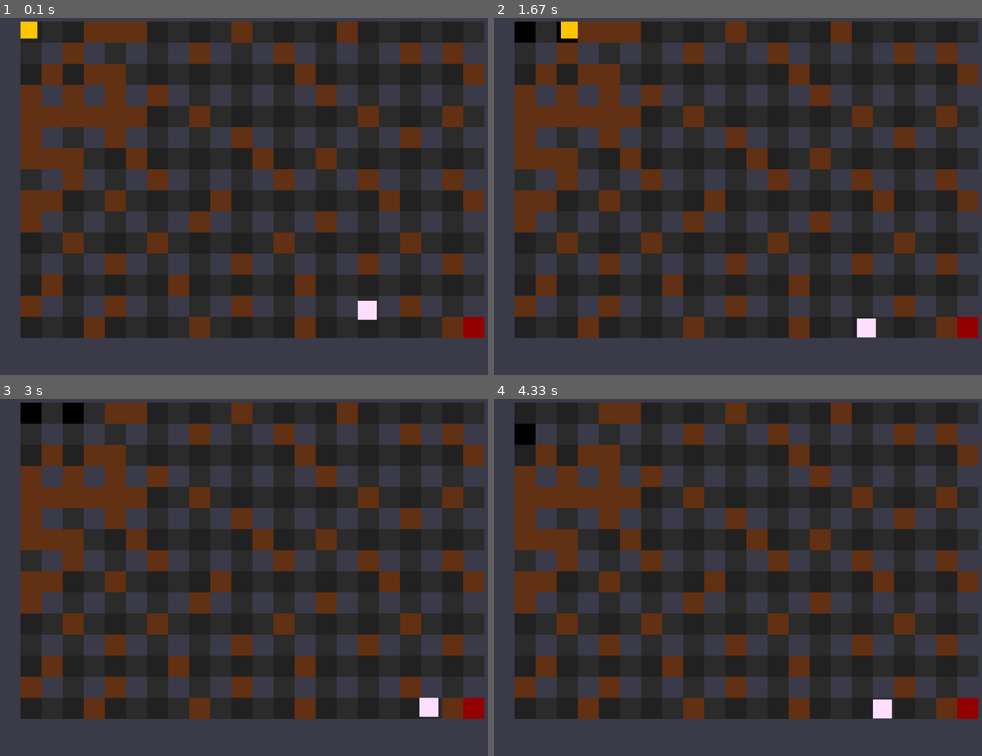
Above: before the commit, frames 1-4 (two rows, left to right).
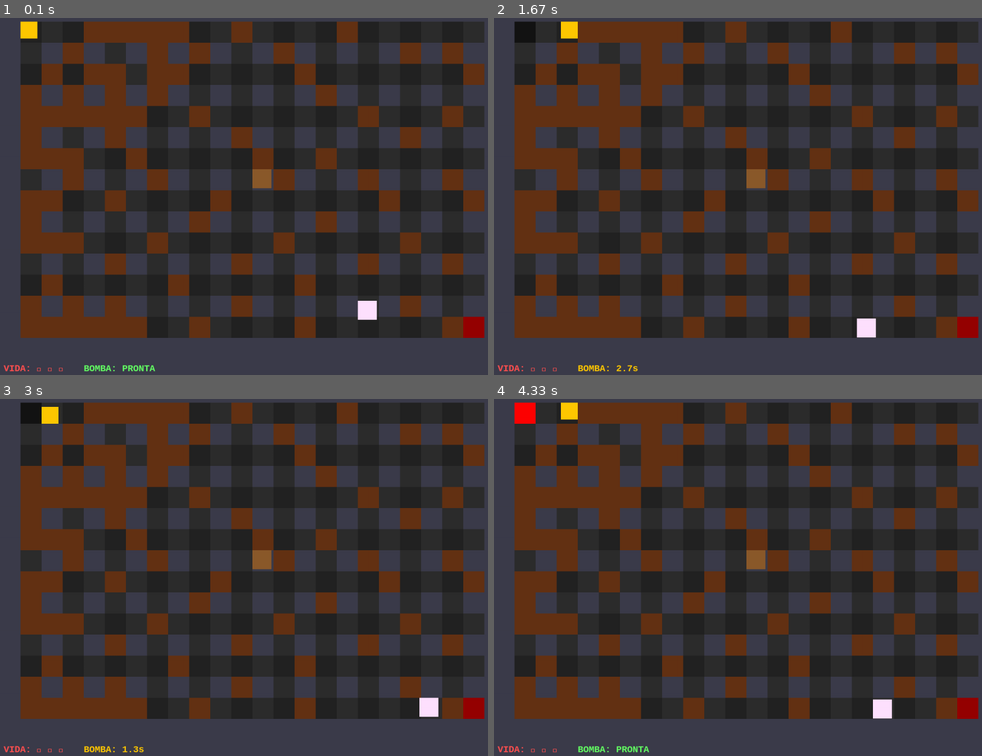
Above: after the commit, the same moments.

Repository: Mr7bb/Projeto-P.O.O-Jogo-usando-PyGame
Game: pygame game, started from main.py
The game is run twice, just before and just after one commit, with the same random seed, the same clock (stepped at 60 frames per second) and the same inputs.
Inputs:
- Up to frame 1 (0.1 s): no input
- Up to frame 2 (1.67 s): tap Space at 0.33, 0.73, 1.03, 1.23 s; hold D 0.67-1.13 s; hold W 1.17-1.47 s
- Up to frame 3 (3 s): hold A 2-2.53 s; tap Space at 2.07, 2.37, 2.63 s; hold S 2.57-2.87 s
- Up to frame 4 (4.33 s): hold W 3.33-3.7 s; tap Space at 3.4, 3.8, 4.1 s; hold D from 3.73 s (still down)

The runs differ from the first frame. In frame 1, 3.8% of the frame differs, in the area x 0-56%, y 0-100%; in frame 2, 3.9%; in frame 3, 4.7%; in frame 4, 5.0%.

Commit message:
adição golem, vida, timer_bomba e mudança no codigo com correção do bug do fantasma e herança

Diff:
--- a/classes.py
+++ b/classes.py
@@ -1,20 +1,22 @@
 import pygame
 import random
-#teste
-# classe player (personagem)
+
+# CLASSE PLAYER
+
 class Player:
     def __init__(self):
-        self.rect = pygame.Rect(50, 50, 40, 40) # player de 35px para blocos de 50px
+        self.rect = pygame.Rect(50, 50, 40, 40)  # 40x40 para não entalar nas paredes
         self.velocidade = 5
         self.vida = 3
         self.invencivel_timer = 0
+        self.bomba_cooldown = 0       # Cooldown entre bombas (240 frames = 4 segundos)
 
     def controlar(self, paredes, bombas):
         pos_antiga_x = self.rect.x
         pos_antiga_y = self.rect.y
         teclas = pygame.key.get_pressed()
 
-        # eixo X
+        # Movimento X
         if teclas[pygame.K_a]: self.rect.x -= self.velocidade
         if teclas[pygame.K_d]: self.rect.x += self.velocidade
         for p in paredes:
@@ -22,7 +24,7 @@
         for b in bombas:
             if b.solida and self.rect.colliderect(b.rect): self.rect.x = pos_antiga_x
 
-        # eixo Y
+        # Movimento Y
         if teclas[pygame.K_w]: self.rect.y -= self.velocidade
         if teclas[pygame.K_s]: self.rect.y += self.velocidade
         for p in paredes:
@@ -30,25 +32,50 @@
         for b in bombas:
             if b.solida and self.rect.colliderect(b.rect): self.rect.y = pos_antiga_y
 
+        # Atualiza cooldown da bomba
+        if self.bomba_cooldown > 0:
+            self.bomba_cooldown -= 1
+
+    def pode_plantar_bomba(self):
+        return self.bomba_cooldown == 0
+
+    def plantar_bomba(self):
+        self.bomba_cooldown = 240  # 4 segundos a 60fps
+
     def receber_dano(self):
         if self.invencivel_timer == 0:
             self.vida -= 1
-            self.invencivel_timer = 60 # 1 segundo de proteção
-            print(f"Player recebeu dano! Vida: {self.vida}")
-
-class bomba:
+            self.invencivel_timer = 60  # 1 segundo de proteção
+            print(f"[MIKE] Recebeu dano! Vida: {self.vida}")
+
+    def aplicar_knockback(self, origem_rect):
+        """Empurra o player para longe de uma origem (usado pelo Golem)."""
+        dx = self.rect.centerx - origem_rect.centerx
+        dy = self.rect.centery - origem_rect.centery
+        if dx != 0: self.rect.x += 40 * (1 if dx > 0 else -1)
+        if dy != 0: self.rect.y += 40 * (1 if dy > 0 else -1)
+
+
+# CLASSE BOMBA
+class Bomba:
     def __init__(self, x, y):
         self.rect = pygame.Rect(x, y, 50, 50)
-        self.tempo_explosao = 90
+        self.tempo_explosao = 240   # 4 segundos a 60fps
         self.cor = (0, 0, 0)
         self.explodiu = False
-        self.solida = False
-
-    def atualizar(self, mapa, player, inimigos): # Recebe os dois argumentos
+        self.solida = False         # Vira sólida após o player sair de cima
+
+    def atualizar(self, mapa, player, inimigos):
         # Lógica para a bomba virar um obstáculo sólido
         if not self.solida:
             if not self.rect.colliderect(player.rect):
                 self.solida = True
+
+        # Efeito visual: bomba pisca quando está prestes a explodir
+        if self.tempo_explosao < 60:
+            self.cor = (255, 0, 0) if (self.tempo_explosao // 8) % 2 == 0 else (200, 50, 50)
+        else:
+            self.cor = (20, 20, 20)
 
         if self.tempo_explosao > 0:
             self.tempo_explosao -= 1
@@ -58,26 +85,18 @@
 
     def explodir(self, mapa, player, inimigos):
         self.explodiu = True
-
-
-
-        # 1. Descobrir a posição da bomba na grade (Matriz)
-        # Dividimos o centro da bomba pelo tamanho do tile (50)
         col = self.rect.centerx // 50
         lin = self.rect.centery // 50
-
-        # 2. Definir o alcance (Centro, Cima, Baixo, Esquerda, Direita)
         alcance = [(0, 0), (0, 1), (0, -1), (1, 0), (-1, 0)]
 
         for d_lin, d_col in alcance:
             alvo_l = lin + d_lin
             alvo_c = col + d_col
 
-            # Verifica se não estamos tentando acessar fora dos limites da lista
             if 0 <= alvo_l < len(mapa) and 0 <= alvo_c < len(mapa[0]):
                 explosao_rect = pygame.Rect(alvo_c * 50, alvo_l * 50, 50, 50)
 
-                # SE ATINGIR MINÉRIO (2), ELE SOME (0)
+                # Destruir minério
                 if mapa[alvo_l][alvo_c] == 2:
                     mapa[alvo_l][alvo_c] = 0
 
@@ -85,62 +104,205 @@
                 if player.rect.colliderect(explosao_rect):
                     player.receber_dano()
 
-                # Dano nos Inimigos (Ativa fúria)
+                # Dano nos Inimigos
                 for inimigo in inimigos:
                     if inimigo.rect.colliderect(explosao_rect):
-                        inimigo.atravessar_paredes_furia()
-
-
-    def atualizar_alcance(self, mapa, player):
-        pass
-
-class fantasma:
+                        inimigo.receber_dano_explosao()
+
+
+# CLASSE MÃE
+class Inimigo:
+    def __init__(self, x, y, largura, altura, velocidade, vida, cor):
+        self.rect = pygame.Rect(x, y, largura, altura)
+        self.velocidade = velocidade
+        self.vida = vida
+        self.cor = cor
+        self.ativo = True
+
+    def receber_dano_explosao(self):
+
+        self.vida -= 1
+        print(f"[{self.__class__.__name__}] Atingido! Vida restante: {self.vida}")
+        if self.vida <= 0:
+            self.ativo = False
+            print(f"[{self.__class__.__name__}] Eliminado!")
+
+    def mover(self, player, paredes):
+
+        raise NotImplementedError("Subclasses devem implementar mover()")
+
+    def desenhar(self, tela):
+
+        pygame.draw.rect(tela, self.cor, self.rect)
+
+
+
+# CLASSE FILHA
+class Fantasma(Inimigo):
+    COR_NORMAL = (255, 225, 255)   # Branco-rosado
+    COR_FURIA  = (100, 100, 255)   # Azul intenso
+
     def __init__(self, x, y):
-        self.rect = pygame.Rect(x, y, 45, 45)
-        self.velocidade = 2
-        self.cor = (255, 255, 255)
-        self.vida = 3
-        self.atravesar_timer = 0
+        # Chama o __init__ da classe mãe com os atributos do Fantasma
+        super().__init__(
+            x=x, y=y,
+            largura=45, altura=45,
+            velocidade=2,
+            vida=3,
+            cor=Fantasma.COR_NORMAL
+        )
+        self.furia_timer = 0
         self.direcao = random.choice(['cima', 'baixo', 'esquerda', 'direita'])
         self.contador_passos = 0
 
-    def mover(self, player, paredes):
+    # Sobrescrita do método da classe mãe
+    def receber_dano_explosao(self):
+        """
+        Comportamento ESPECIAL do Fantasma:
+        além de perder vida, entra em modo fúria.
+        """
+        super().receber_dano_explosao()
+        if self.ativo:
+            self._ativar_furia()
+
+    def _ativar_furia(self):
+        if self.furia_timer <= 0:
+            self.furia_timer = 180  # 3 segundos de fúria
+            print(f"[FANTASMA] Entrou em fúria! Vida restante: {self.vida}")
+
+    def _colidiu_com_parede_solida(self, mapa):
+        """
+        Retorna True se o rect atual do fantasma sobrepõe algum tile de
+        parede INQUEBRÁVEL (tile == 1) no mapa.
+        Minérios (tile == 2) são ignorados no modo fúria o fantasma os atravessa.
+        """
+        # Verifica os quatro cantos do rect do fantasma
+        pontos = [
+            (self.rect.left  + 2, self.rect.top    + 2),
+            (self.rect.right - 2, self.rect.top    + 2),
+            (self.rect.left  + 2, self.rect.bottom - 2),
+            (self.rect.right - 2, self.rect.bottom - 2),
+        ]
+        for px, py in pontos:
+            col = px // 50
+            lin = py // 50
+            if 0 <= lin < len(mapa) and 0 <= col < len(mapa[0]):
+                if mapa[lin][col] == 1:   # somente parede inquebrável bloqueia
+                    return True
+        return False
+
+    #Sobrescrita do método abstrato da classe mãe
+    def mover(self, player, paredes, mapa=None):
         pos_antiga_x = self.rect.x
         pos_antiga_y = self.rect.y
-        # MODO FÚRIA: Persegue o player e ignora paredes
-        if self.atravesar_timer > 0:
-            self.atravesar_timer -= 1
-            self.cor = (100, 100, 255) # Azul para indicar perigo
-
+
+        # MODO FÚRIA: persegue o player, atravessa minérios, MAS respeita paredes sólidas
+        if self.furia_timer > 0:
+            self.furia_timer -= 1
+            self.cor = Fantasma.COR_FURIA
+
+            # Move em X e verifica apenas paredes sólidas (tile 1)
             if self.rect.x < player.rect.x: self.rect.x += self.velocidade
             elif self.rect.x > player.rect.x: self.rect.x -= self.velocidade
+            if mapa and self._colidiu_com_parede_solida(mapa):
+                self.rect.x = pos_antiga_x  # Reverte só X
+
+            # Atualiza pos_antiga_y após resolver X
+            pos_antiga_y = self.rect.y
+
+            # Move em Y e verifica apenas paredes sólidas (tile 1)
             if self.rect.y < player.rect.y: self.rect.y += self.velocidade
             elif self.rect.y > player.rect.y: self.rect.y -= self.velocidade
-
-        # MODO NORMAL: Movimento aleatório e respeita paredes
+            if mapa and self._colidiu_com_parede_solida(mapa):
+                self.rect.y = pos_antiga_y  # Reverte só Y
+
+        # MODO NORMAL: movimento aleatório, respeita todas as paredes
         else:
-            self.cor = (255, 225, 255)
-            if self.direcao == 'cima': self.rect.y -= self.velocidade
-            elif self.direcao == 'baixo': self.rect.y += self.velocidade
+            self.cor = Fantasma.COR_NORMAL
+
+            if self.direcao == 'cima':       self.rect.y -= self.velocidade
+            elif self.direcao == 'baixo':    self.rect.y += self.velocidade
             elif self.direcao == 'esquerda': self.rect.x -= self.velocidade
-            elif self.direcao == 'direita': self.rect.x += self.velocidade
+            elif self.direcao == 'direita':  self.rect.x += self.velocidade
 
             for p in paredes:
                 if self.rect.colliderect(p):
                     self.rect.x = pos_antiga_x
                     self.rect.y = pos_antiga_y
                     self.direcao = random.choice(['cima', 'baixo', 'esquerda', 'direita'])
+                    break
 
             self.contador_passos += 1
             if self.contador_passos > 60:
                 self.direcao = random.choice(['cima', 'baixo', 'esquerda', 'direita'])
                 self.contador_passos = 0
 
-    def atravessar_paredes_furia(self):
-        if self.atravesar_timer <= 0: # Só ativa se não estiver em fúria
-            self.vida -= 1
-            self.atravesar_timer = 180 # 3 segundos de fúria
-            print(f"Fantasma em fúria! Vida restante: {self.vida}")
-
-    def morrer():
-        pass
+
+
+# CLASSE FILHA — GOLEM  (herda de Inimigo)
+class Golem(Inimigo):
+    COR_NORMAL  = (139, 90, 43)    # Marrom pedra
+    COR_ALERTA  = (200, 60, 20)    # Laranja-avermelhado ao perseguir
+
+    def __init__(self, x, y):
+        # Chama o __init__ da classe mãe com os atributos do Golem
+        super().__init__(
+            x=x, y=y,
+            largura=45, altura=45,
+            velocidade=1,           # Mais lento que o Fantasma
+            vida=5,                 # Mais resistente que o Fantasma
+            cor=Golem.COR_NORMAL
+        )
+        self.raio_deteccao = 250    # Distância (px) para o Golem notar o player
+        self.cooldown_knockback = 0 # Impede knockback consecutivo
+
+    def _distancia_para(self, player):
+        """Calcula a distância entre o Golem e o Player."""
+        dx = self.rect.centerx - player.rect.centerx
+        dy = self.rect.centery - player.rect.centery
+        return (dx**2 + dy**2) ** 0.5
+
+    #Sobrescrita do método abstrato da classe mãe
+    def mover(self, player, paredes, mapa=None):
+        pos_antiga_x = self.rect.x
+        pos_antiga_y = self.rect.y
+        distancia = self._distancia_para(player)
+
+        # Só age se o player estiver dentro do raio de detecção
+        if distancia <= self.raio_deteccao:
+            self.cor = Golem.COR_ALERTA
+
+            # Persegue o player em X
+            if self.rect.x < player.rect.x: self.rect.x += self.velocidade
+            elif self.rect.x > player.rect.x: self.rect.x -= self.velocidade
+
+            for p in paredes:
+                if self.rect.colliderect(p):
+                    self.rect.x = pos_antiga_x
+                    break
+
+            # Persegue o player em Y
+            if self.rect.y < player.rect.y: self.rect.y += self.velocidade
+            elif self.rect.y > player.rect.y: self.rect.y -= self.velocidade
+
+            for p in paredes:
+                if self.rect.colliderect(p):
+                    self.rect.y = pos_antiga_y
+                    break
+        else:
+            self.cor = Golem.COR_NORMAL  # Fica parado fora do raio
+
+        # Atualiza cooldown do knockback
+        if self.cooldown_knockback > 0:
+            self.cooldown_knockback -= 1
+
+    def aplicar_knockback_no_player(self, player):
+        """
+        ao colidir com o player, empurra ele para longe além de causar dano.
+        """
+        if self.rect.colliderect(player.rect):
+            player.receber_dano()
+            if self.cooldown_knockback == 0:
+                player.aplicar_knockback(self.rect)
+                self.cooldown_knockback = 90  # Evita knockback spam (1,5s)
+                print("[GOLEM] Knockback aplicado no Mike!")
--- a/main.py
+++ b/main.py
@@ -1,16 +1,17 @@
 import pygame
-from classes import Player, bomba, fantasma
+from classes import Player, Bomba, Fantasma, Golem
 
-ALTURA = 900
-LARGURA = 1200
-TELA_SIZE = 50
+# Configurações de Tela
+ALTURA     = 900
+LARGURA    = 1200
+TELA_SIZE  = 50
 
-# 0: chao, 1: parede, 2: minerio 3: saida
+# Matriz do Mapa (0:chão, 1:parede, 2:minério, 3:saída)
 MAPA_FASE_1 = [
     [1, 1, 1, 1, 1, 1, 1, 1, 1, 1, 1, 1, 1, 1, 1, 1, 1, 1, 1, 1, 1, 1, 1, 1],
-    [1, 0, 0, 0, 2, 2, 2, 0, 0, 0, 0, 2, 0, 0, 0, 0, 2, 0, 0, 0, 0, 0, 0, 1],
-    [1, 0, 1, 2, 1, 0, 1, 0, 1, 2, 1, 0, 1, 2, 1, 0, 1, 0, 1, 2, 1, 2, 1, 1],
-    [1, 0, 2, 0, 2, 2, 0, 0, 0, 0, 0, 0, 0, 0, 2, 0, 0, 0, 0, 0, 0, 0, 2, 1],
+    [1, 0, 0, 0, 2, 2, 2, 2, 2, 0, 0, 2, 0, 0, 0, 0, 2, 0, 0, 0, 0, 0, 0, 1],
+    [1, 0, 1, 2, 1, 0, 1, 2, 1, 2, 1, 0, 1, 2, 1, 0, 1, 0, 1, 2, 1, 2, 1, 1],
+    [1, 0, 2, 0, 2, 2, 0, 2, 2, 0, 0, 0, 0, 0, 2, 0, 0, 0, 0, 0, 0, 0, 2, 1],
     [1, 2, 1, 2, 1, 2, 1, 2, 1, 0, 1, 0, 1, 0, 1, 2, 1, 0, 1, 0, 1, 0, 1, 1],
     [1, 2, 2, 2, 2, 2, 2, 0, 0, 2, 0, 0, 0, 0, 0, 0, 0, 2, 0, 0, 0, 2, 0, 1],
     [1, 2, 1, 0, 1, 2, 1, 0, 1, 0, 1, 2, 1, 0, 1, 0, 1, 0, 1, 2, 1, 0, 1, 1],
@@ -18,14 +19,15 @@
     [1, 0, 1, 2, 1, 0, 1, 2, 1, 0, 1, 0, 1, 2, 1, 0, 1, 2, 1, 0, 1, 2, 1, 1],
     [1, 2, 2, 0, 0, 2, 0, 0, 0, 0, 2, 0, 0, 0, 0, 0, 0, 0, 2, 0, 0, 0, 2, 1],
     [1, 2, 1, 0, 1, 0, 1, 0, 1, 2, 1, 0, 1, 0, 1, 2, 1, 0, 1, 0, 1, 0, 1, 1],
-    [1, 0, 0, 2, 0, 0, 0, 2, 0, 0, 0, 0, 0, 2, 0, 0, 0, 0, 0, 2, 0, 0, 0, 1],
+    [1, 2, 2, 2, 0, 0, 0, 2, 0, 0, 0, 0, 0, 2, 0, 0, 0, 0, 0, 2, 0, 0, 0, 1],
     [1, 0, 1, 0, 1, 2, 1, 0, 1, 0, 1, 2, 1, 0, 1, 0, 1, 2, 1, 0, 1, 2, 1, 1],
     [1, 0, 2, 0, 0, 0, 0, 0, 2, 0, 0, 0, 0, 0, 2, 0, 0, 0, 0, 0, 0, 0, 0, 1],
-    [1, 2, 1, 0, 1, 2, 1, 0, 1, 0, 1, 2, 1, 0, 1, 0, 1, 0, 1, 2, 1, 0, 1, 1],
-    [1, 0, 0, 0, 2, 0, 0, 0, 0, 2, 0, 0, 0, 0, 2, 0, 0, 0, 0, 0, 0, 2, 3, 1],
+    [1, 2, 1, 2, 1, 2, 1, 0, 1, 0, 1, 2, 1, 0, 1, 0, 1, 0, 1, 2, 1, 0, 1, 1],
+    [1, 2, 2, 2, 2, 2, 2, 0, 0, 2, 0, 0, 0, 0, 2, 0, 0, 0, 0, 0, 0, 2, 3, 1],
     [1, 1, 1, 1, 1, 1, 1, 1, 1, 1, 1, 1, 1, 1, 1, 1, 1, 1, 1, 1, 1, 1, 1, 1],
     [1, 1, 1, 1, 1, 1, 1, 1, 1, 1, 1, 1, 1, 1, 1, 1, 1, 1, 1, 1, 1, 1, 1, 1]
 ]
+
 
 class BlastMiner:
     def __init__(self):
@@ -33,97 +35,127 @@
         self.tela = pygame.display.set_mode((LARGURA, ALTURA))
         pygame.display.set_caption("Blast Miner Co. - IFRN")
 
-        self.clock = pygame.time.Clock()
+        self.clock  = pygame.time.Clock()
         self.player = Player()
-        self.inimigos = [fantasma(850, 700)]
-        self.rodando = True
-        self.paredes = [] # lista de obstaculos
-        self.bomba = [] # lista de bombas ativas
+        self.inimigos = [
+            Fantasma(850, 700),   # Inimigo tipo Fantasma
+            Golem(600, 400),      # Inimigo tipo Golem
+        ]
+        self.rodando   = True
+        self.paredes   = []
+        self.bombas    = []
         self.saida_rect = None
 
     def desenhar_cenario(self):
-        """ transforma os numeros da matriz em desenhos na tela """
         self.paredes = []
         for linha_idx, linha in enumerate(MAPA_FASE_1):
             for col_idx, tile in enumerate(linha):
                 x = col_idx * TELA_SIZE
                 y = linha_idx * TELA_SIZE
 
-                if tile == 0: # chao
+                if tile == 0:
                     cor = (35, 35, 35) if (linha_idx + col_idx) % 2 == 0 else (45, 45, 45)
                     pygame.draw.rect(self.tela, cor, (x, y, TELA_SIZE, TELA_SIZE))
-
-                elif tile == 1: # parede inquebravel
+                elif tile == 1:
                     rect = pygame.Rect(x, y, TELA_SIZE, TELA_SIZE)
                     pygame.draw.rect(self.tela, (60, 60, 75), rect)
-                    self.paredes.append(rect) # adiciona a colisão
-
-                elif tile == 2: # parede destrutivel
+                    self.paredes.append(rect)
+                elif tile == 2:
                     rect = pygame.Rect(x, y, TELA_SIZE, TELA_SIZE)
                     pygame.draw.rect(self.tela, (100, 50, 20), rect)
-                    self.paredes.append(rect) # tambem bloqueia o player
-
-                elif tile == 3: # saida
+                    self.paredes.append(rect)
+                elif tile == 3:
                     self.saida_rect = pygame.Rect(x, y, TELA_SIZE, TELA_SIZE)
                     pygame.draw.rect(self.tela, (150, 0, 0), self.saida_rect)
+
+    def desenhar_hud(self):
+        """Exibe a vida do player e o cooldown da bomba na tela."""
+        fonte = pygame.font.SysFont("monospace", 22, bold=True)
+
+        # Vida
+        texto_vida = fonte.render(f"VIDA: {'❤ ' * self.player.vida}", True, (255, 80, 80))
+        self.tela.blit(texto_vida, (10, ALTURA - 40))
+
+        # Cooldown da bomba
+        if self.player.bomba_cooldown > 0:
+            segundos = self.player.bomba_cooldown / 60
+            texto_bomba = fonte.render(f"BOMBA: {segundos:.1f}s", True, (255, 200, 0))
+        else:
+            texto_bomba = fonte.render("BOMBA: PRONTA", True, (100, 255, 100))
+        self.tela.blit(texto_bomba, (200, ALTURA - 40))
 
     def executar(self):
         while self.rodando:
             for event in pygame.event.get():
                 if event.type == pygame.QUIT:
                     self.rodando = False
+
                 if event.type == pygame.KEYDOWN:
-                    col = self.player.rect.centerx // 50
-                    lin = self.player.rect.centery // 50
                     if event.key == pygame.K_SPACE:
-                        nova_bomba = bomba(col * 50, lin * 50) # cria bomba na posição do player
-                        self.bomba.append(nova_bomba)
+                        # Só planta bomba se o cooldown permitir
+                        if self.player.pode_plantar_bomba():
+                            col = self.player.rect.centerx // 50
+                            lin = self.player.rect.centery // 50
+                            nova_bomba = Bomba(col * 50, lin * 50)
+                            self.bombas.append(nova_bomba)
+                            self.player.plantar_bomba()
 
+            # --- LÓGICA ---
 
-            # logica do player
-            self.player.controlar(self.paredes, self.bomba)
+            # Player
+            self.player.controlar(self.paredes, self.bombas)
             if self.player.invencivel_timer > 0:
                 self.player.invencivel_timer -= 1
 
-            #bomba
-            for b in self.bomba[:]:
+            # Bombas
+            for b in self.bombas[:]:
                 b.atualizar(MAPA_FASE_1, self.player, self.inimigos)
                 if b.explodiu:
-                    self.bomba.remove(b)
+                    self.bombas.remove(b)
 
-            #fantasma
+            # Inimigos remove os que foram eliminados
+            self.inimigos = [i for i in self.inimigos if i.ativo]
+
             for inimigo in self.inimigos:
-                inimigo.mover(self.player, self.paredes)
-                if inimigo.rect.colliderect(self.player.rect):
+                inimigo.mover(self.player, self.paredes, MAPA_FASE_1)
+
+                # Golem causa knockback; Fantasma só causa dano normal
+                if isinstance(inimigo, Golem):
+                    inimigo.aplicar_knockback_no_player(self.player)
+                elif inimigo.rect.colliderect(self.player.rect):
                     self.player.receber_dano()
 
-            # vitoria
-            if self.saida_rect and self.player.rect.colliderect(self.saida_rect):
-                print("Você achou a saída!")
+            # Game Over
+            if self.player.vida <= 0:
+                print("=== CONTRATO RESCINDIDO — GAME OVER ===")
                 self.rodando = False
 
-            # desenho
-            self.tela.fill((20, 20, 20)) # limpa fundo
-            self.desenhar_cenario() # desenha o mapa
+            # Vitória
+            if self.saida_rect and self.player.rect.colliderect(self.saida_rect):
+                print("=== CONTRATO CUMPRIDO — VOCÊ ESCAPOU! ===")
+                self.rodando = False
 
+            # --- DESENHO ---
+            self.tela.fill((20, 20, 20))
+            self.desenhar_cenario()
 
-            for b in self.bomba:
-                pygame.draw.rect(self.tela, b.cor, b.rect) # desenha as bombas
+            for b in self.bombas:
+                pygame.draw.rect(self.tela, b.cor, b.rect)
 
-            # fantasma
             for inimigo in self.inimigos:
-                pygame.draw.rect(self.tela, inimigo.cor, inimigo.rect)
+                inimigo.desenhar(self.tela)
 
-
-            # playeer invencivel
+            # Player pisca quando invencível
             if self.player.invencivel_timer % 4 == 0:
                 pygame.draw.rect(self.tela, (255, 200, 0), self.player.rect)
 
+            self.desenhar_hud()
             pygame.display.flip()
             self.clock.tick(60)
 
         pygame.quit()
 
+
 if __name__ == "__main__":
     game = BlastMiner()
     game.executar()
